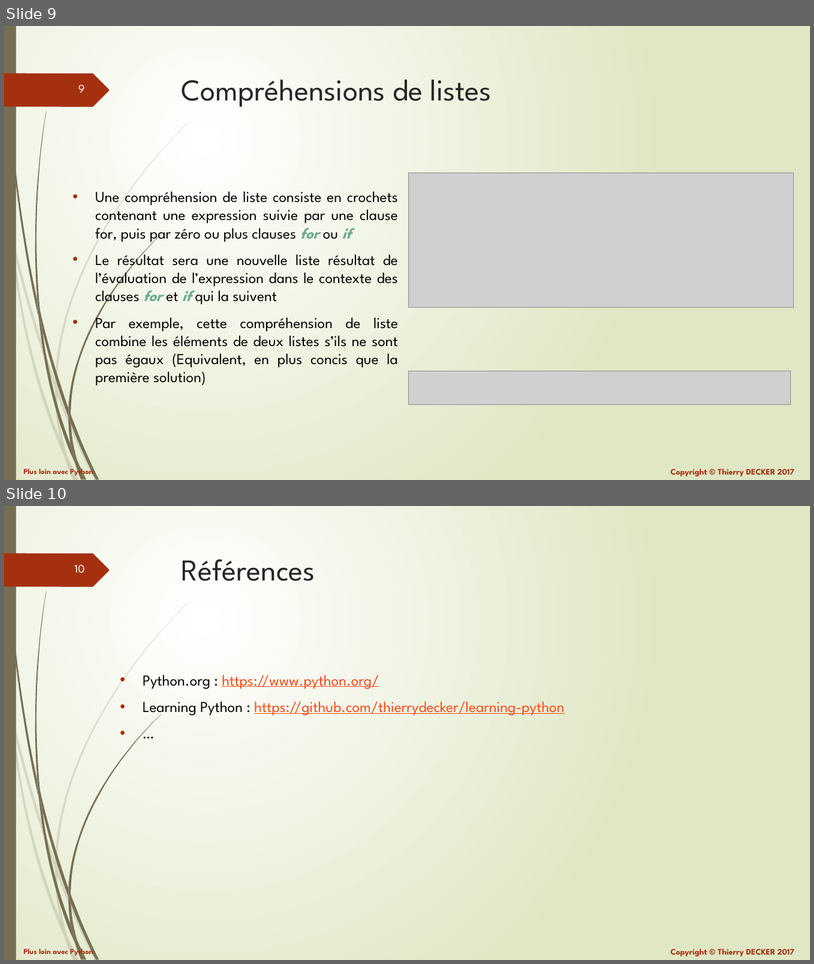
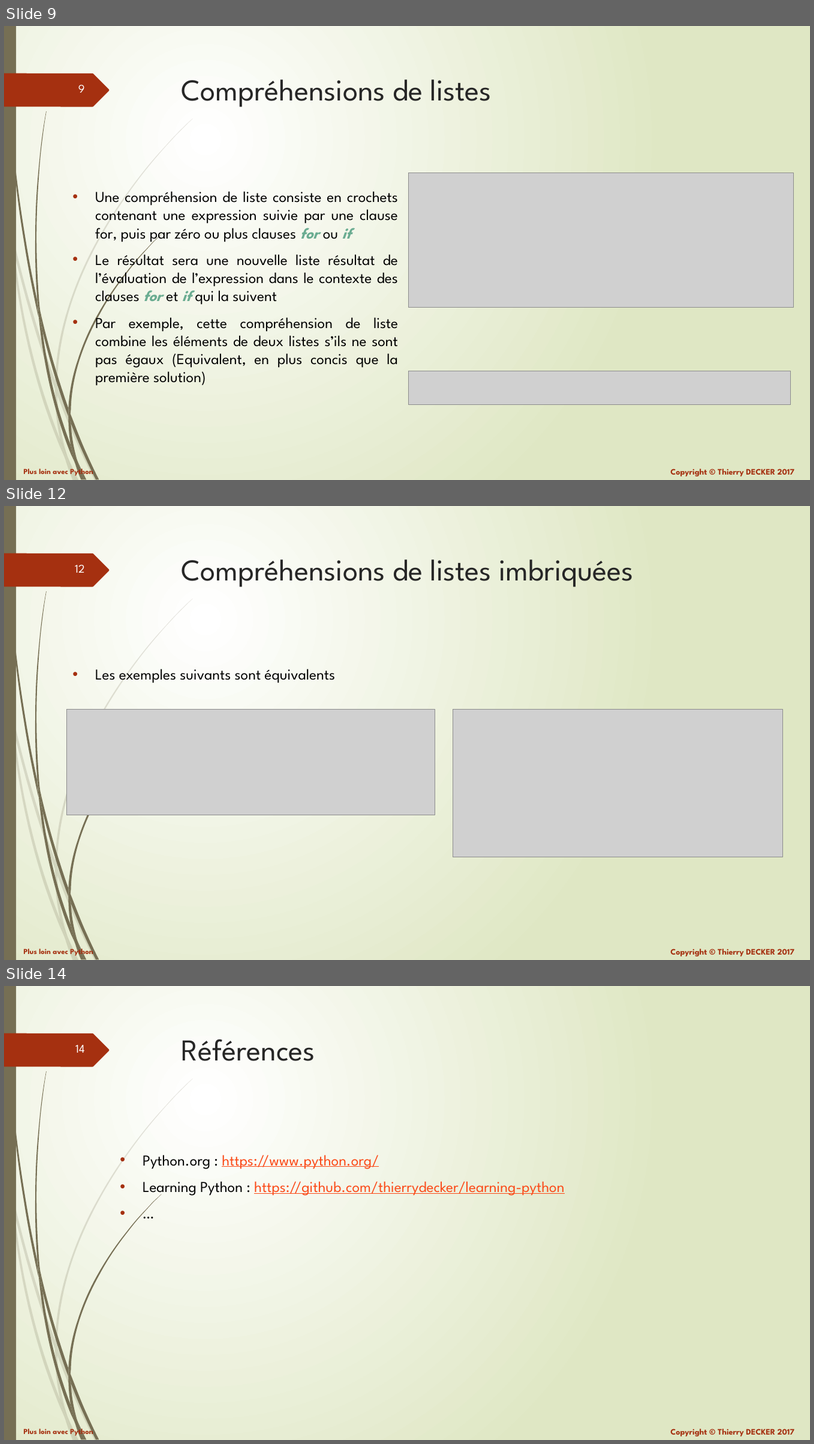
Before and after one commit to VikmanTheRacoon/learning-python, a slide deck: documentations/python-102.pptx. Shown one above the other, each under a label of ours: slides 9 and 10 before the commit, slides 9, 12 and 14 after it; the slides between them are not shown. The pictures are 814x964 and 814x1444 pixels, drawn with LibreOffice and Linux fonts; fonts in the diff are those of the drawing; grey boxes stand for pictures. Boxes give left, top, right and bottom in pixels: in the first picture for what was removed or moved away, otherwise in the second. Text is boxed around its words. In the diff, an @@ line names an element or a change of style, - is before the commit and + after.

```diff
--- a/documentations/python-102.pptx
+++ b/documentations/python-102.pptx
@@ slide 12 added at [4,506,810,960], background gradient #FFFFFF to #DFE8C4; not listed: 27 template elements that a slide beside it also shows @@
@@ title added at [182,559,633,587], 36 pt, text #262626 @@
+Compréhensions de listes imbriquées
@@ text added at [95,669,335,683], 18 pt, text #000000 @@
+• Les exemples suivants sont équivalents
@@ picture added at [66,709,435,814] @@
@@ picture added at [453,709,783,857] @@
@@ what was slide 10 is now slide 14 @@
@@ page number at [75,1045,85,1053]: text changed @@
-10
+14
```
Also in this commit, not shown: 3 other slides added, 1 other file.
